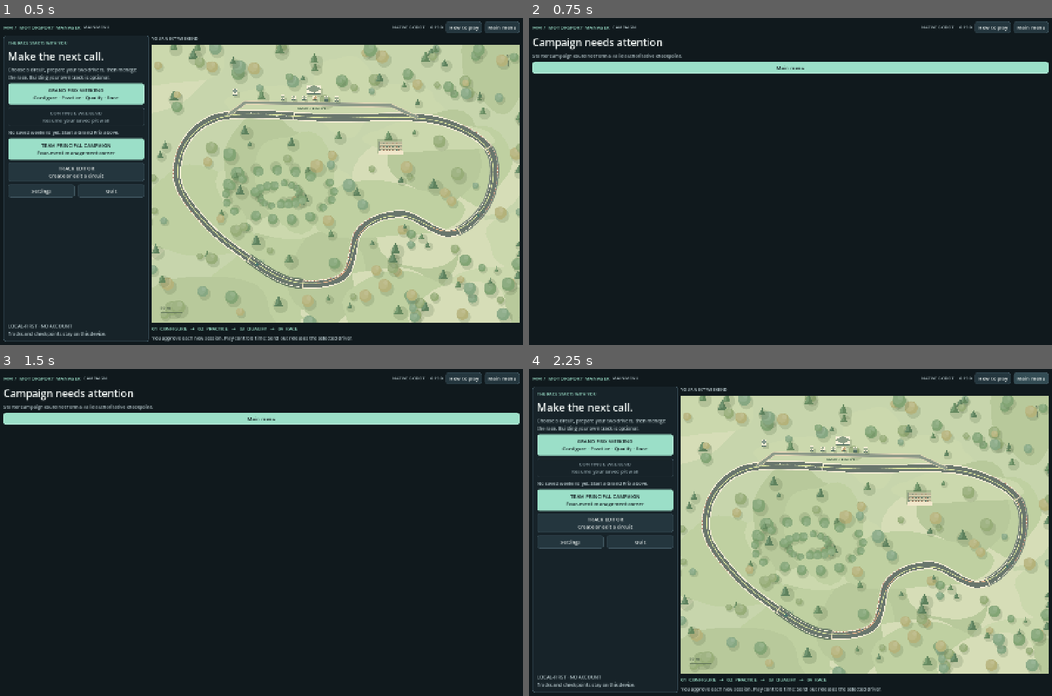
Above: before the commit, frames 1-4 (two rows, left to right).
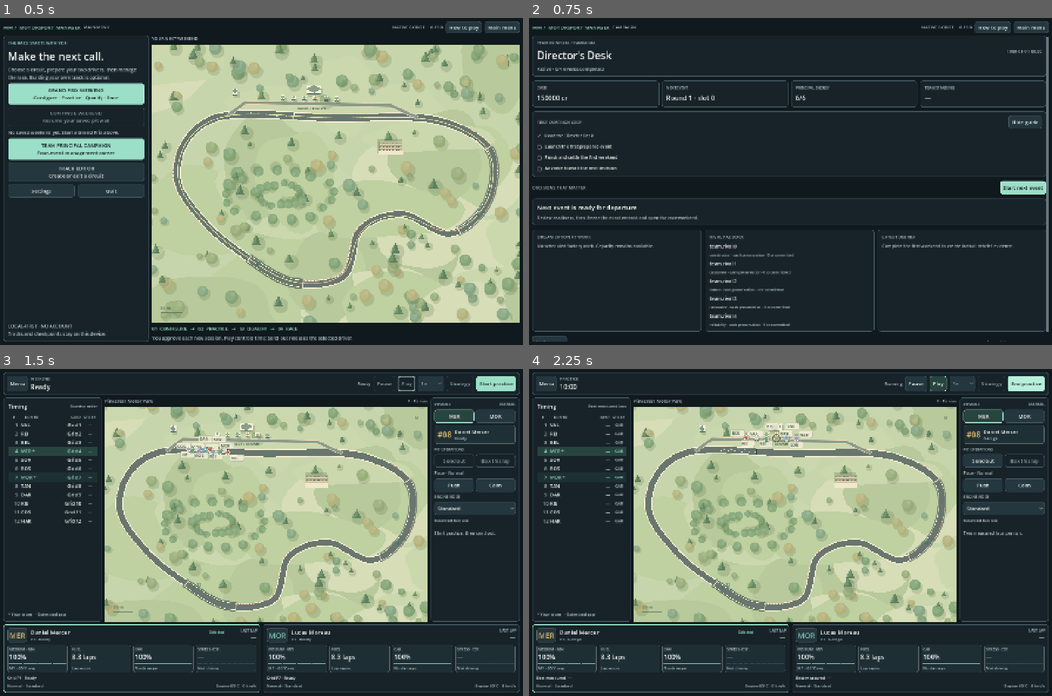
Above: after the commit, the same moments.

Repository: Luis85/motorsport-manager
Game: Godot game, scene res://scenes/main.tscn
The game is run twice, just before and just after one commit, with the same random seed, the same clock (stepped at 60 frames per second) and the same inputs.
Inputs (mouse positions are in pixels of both pictures, inside the frame that each line leads up to):
- Up to frame 1 (0.5 s): no input
- Up to frame 2 (0.75 s): click "TEAM PRINCIPAL CAMPAIGN Four-…" at 0.5 s
- Up to frame 3 (1.5 s): click (491, 539) at 1.25 s, where only the run after the commit has a clickable "Start next event"
- Up to frame 4 (2.25 s): click (1025, 382) at 2 s, where only the run after the commit has a clickable "Start practice"

Frame 1 is identical in both runs. In frame 2, 11% of the frame differs, in the area x 0-100%, y 5-99%; in frame 3, 52%; in frame 4, 54%, in the area x 0-100%, y 1-99%.

Commit message:
fix: validate reconstructible group cash shape

Diff:
--- a/scripts/domain/campaign/group.gd
+++ b/scripts/domain/campaign/group.gd
@@ -104,7 +104,7 @@
 	return _result(data,"legacy_goal_completed",current)
 
 static func validate(data:Variant)->String:
-	if not data is Dictionary or data.size()!=9 or not data.get("initialized") is bool or not data.get("founder_id") is String 			or not RaceCheckpoint.integral(data.get( …(497 unchanged characters)…
+	if not data is Dictionary or data.size()!=10 or not data.get("initialized") is bool or not data.get("founder_id") is String 			or not RaceCheckpoint.integral(data.get("opening_parent_cash_minor"),0,CampaignEconomy.MAX_MINOR) or not RaceCheckpoint.integral(data.get( …(497 unchanged characters)…
 	if data.initialized:
 		if not CampaignIdentity.valid(data.founder_id) or not data.eras.has(data.active_era_id) or not CampaignIdentity.valid(data.dynasty.get("operating_principal_id")):return "Campaign group initialization is invalid."
 	elif not data.founder_id.is_empty() or not data.active_era_id.is_empty():return "Uninitialized campaign group has identity."
